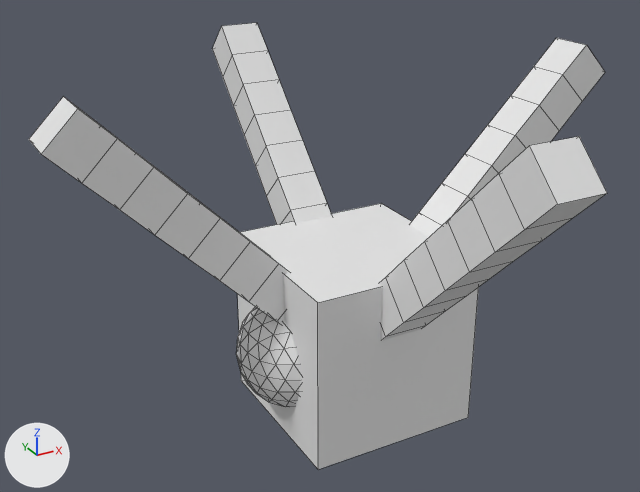
One commit to the Blender file Toys/10Min_mine/0619_EasyAnimating.blend: the scene before it, then after it.
Both versions are drawn from a 50 mm lens placed at (-4.75, -7.94, 7.34), pointed at (-0.37, 0.04, 3.36). The lights are fixed; the arrows at lower left show +X, +Y and +Z. Mesh edges are drawn as thin lines.
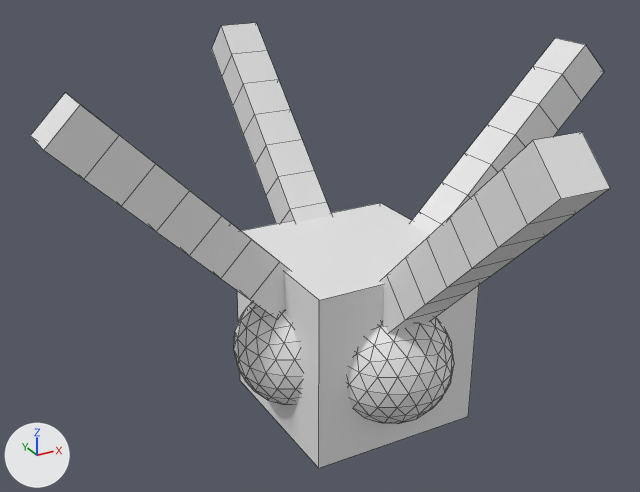
Where the change shows, as pixel boxes (x1, y1, x2, y2) in the pictures (640 x 492 px):
```json
{"object": "Body", "change": "moved, turned", "before": [238, 204, 479, 469], "after": [237, 203, 479, 468]}
{"object": "Cube.003", "change": "moved, turned", "before": [379, 136, 607, 340], "after": [380, 132, 610, 333]}
{"object": "Cube", "change": "moved, turned", "before": [29, 96, 289, 323], "after": [30, 93, 290, 318]}
{"object": "Cube.002", "change": "moved, turned", "before": [410, 38, 605, 236], "after": [410, 38, 604, 235]}
{"object": "Cube.001", "change": "moved, turned", "before": [212, 23, 332, 224], "after": [212, 23, 332, 224]}
{"object": "Icosphere.003", "change": "added", "after": [348, 317, 454, 424]}
{"object": "Icosphere", "change": "moved, turned, rescaled", "before": [236, 307, 300, 407], "after": [234, 302, 302, 405]}
```

The change, as JSON lines over the scene's bpy script:
```json
{"op": "set", "path": "ob_body.location", "old": "(-0.04, -0.15, 2.35)", "new": "(-0.04, -0.15, 2.36)"}
{"op": "set", "path": "ob_body.rotation_euler", "old": "(0.0, 0.0, 0.0)", "new": "(-0.005, 0.00715, 0.00734)", "note": "degrees (0, 0, 0) -> degrees (-0.3, 0.4, 0.4)"}
{"op": "set", "path": "ob_icosphere.location", "old": "(-0.754, 0.0, 2.249)", "new": "(-0.754, 0.0, 2.294)"}
{"op": "set", "path": "ob_icosphere.scale", "old": "(1.0, 1.0, 1.0)", "new": "(1.05, 1.05, 1.05)"}
{"op": "add", "block": "ob_icosphere_003", "code": ["ob_icosphere_003 = bpy.data.objects.new('Icosphere.003', me_icosphere.copy())  # the mesh of ob_icosphere", "ob_icosphere_003.parent = ob_body", "ob_icosphere_003.matrix_parent_inverse = Matrix(((1.0, 0.0, 0.0, 0.0), (0.0, 1.0, 0.0, 0.0), (0.0, 0.0, 1.0, -2.347), (0.0, 0.0, 0.0, 1.0)))", "ob_icosphere_003.location = (0.0, -0.813, 2.294)", "ob_icosphere_003.scale = (1.05, 1.05, 1.05)"]}
```
